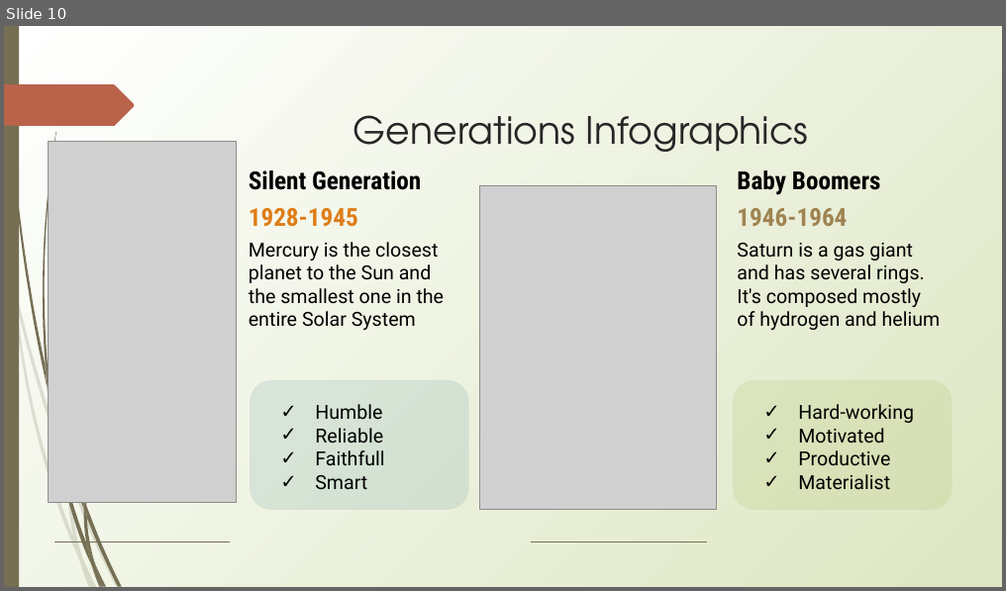
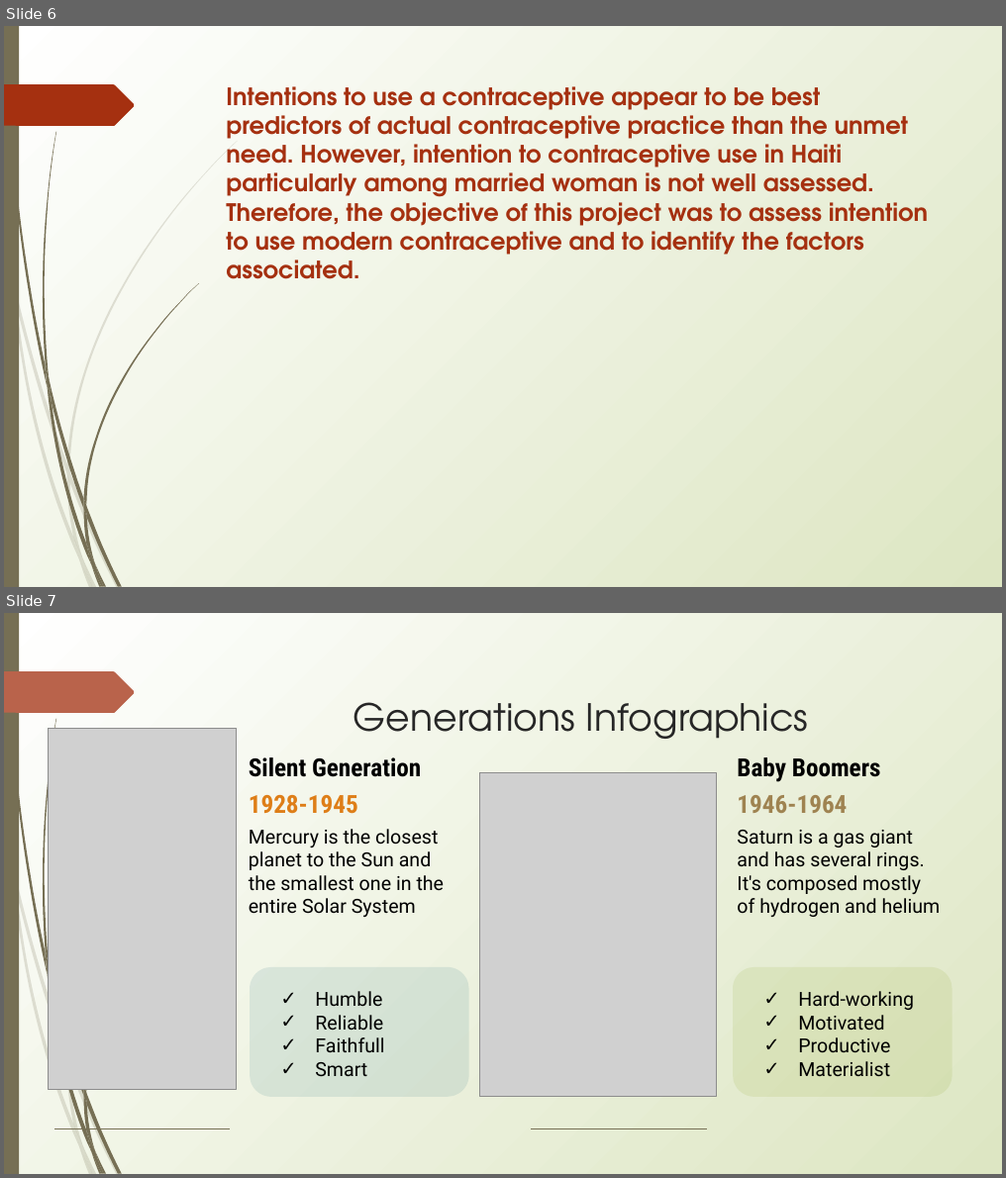
Before and after one commit to MMasson1988/Capstone-s-Project, a slide deck: Contraceptive Projetct.pptx. Shown one above the other, each under a label of ours: slide 10 before the commit, slides 6 and 7 after it. The pictures are 1006x591 and 1006x1178 pixels, drawn with LibreOffice and Linux fonts; fonts in the diff are those of the drawing; grey boxes stand for pictures. Boxes give left, top, right and bottom in pixels: in the first picture for what was removed or moved away, otherwise in the second. Text is boxed around its words. In the diff, an @@ line names an element or a change of style, - is before the commit and + after.

```diff
--- a/Contraceptive Projetct.pptx
+++ b/Contraceptive Projetct.pptx
@@ slide 6 added at (4,26,1002,587), background gradient #FFFFFF to #DDE6C3; not listed: 22 template elements that a slide beside it also shows @@
@@ freeform shape added at (4,84,134,127), fill #A53010 @@
@@ title added at (226,86,928,279), 17.3 pt, text #A53010, bold @@
+Intentions to use a contraceptive appear to be best predictors of actual contraceptive practice than the unmet need. However, intention to contraceptive use in Haiti particularly among married woman is not well assessed. Therefore, the objective of this project was to assess intention to use modern contraceptive and to identify the factors associated.
@@ freeform shape added at (67,466,70,483), fill #766F54 at 20% opacity @@
@@ what was slide 10 is now slide 7 @@
```
Also in this commit, not shown: 25 slides changed, 3 other slides added.
